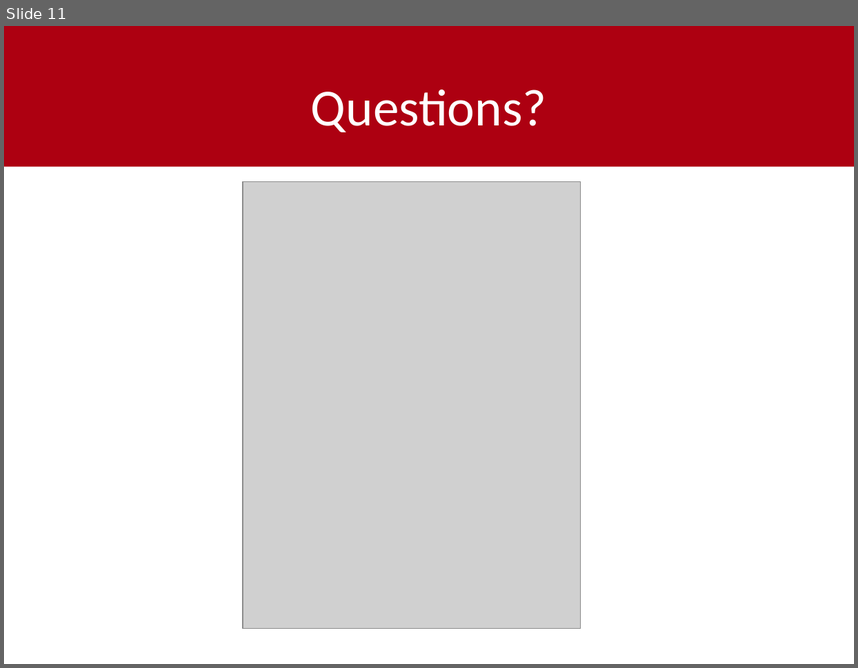
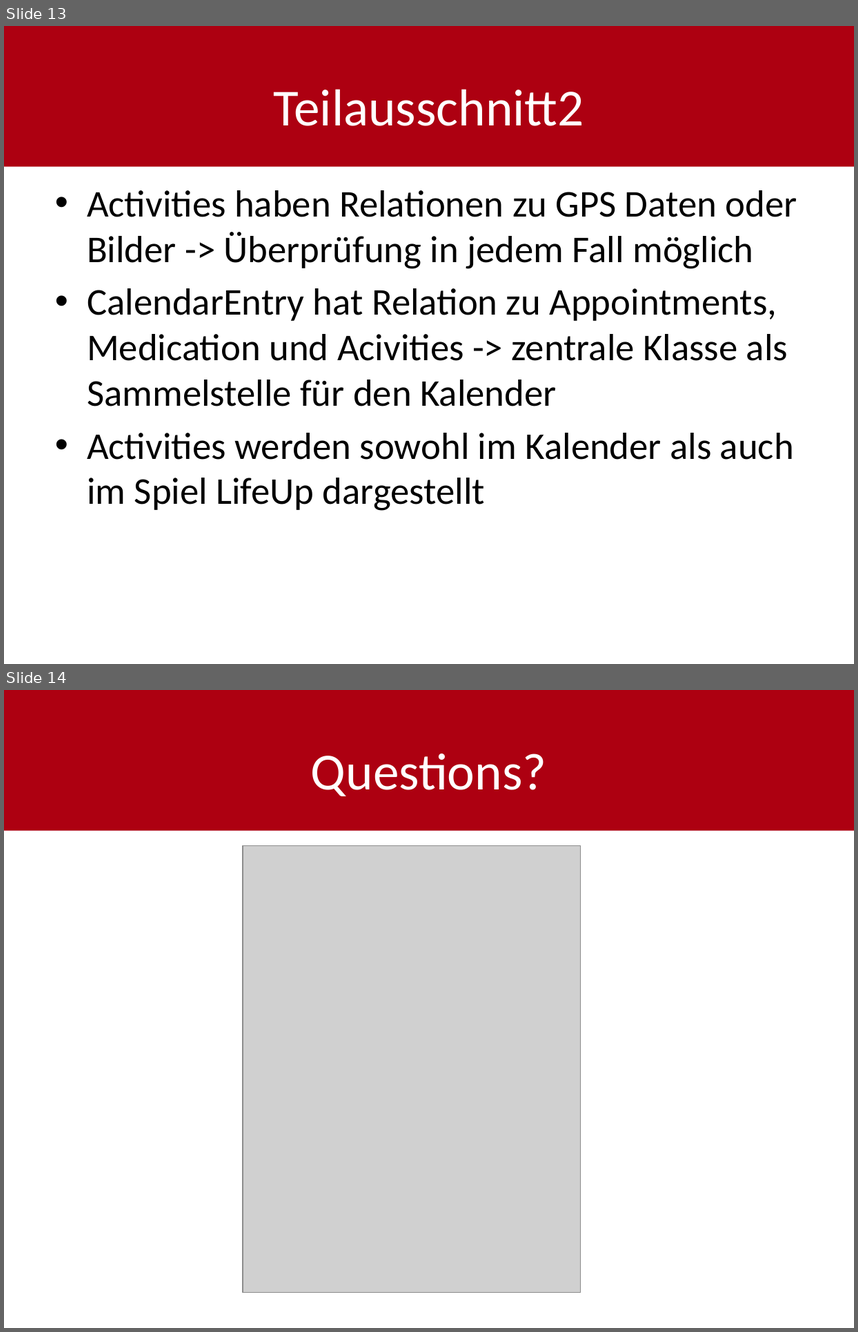
Before and after one commit to shylux/ch.bfh.bti7081.s2015.rot, a slide deck: doc/task07/design.pptx. Shown one above the other, each under a label of ours: slide 11 before the commit, slides 13 and 14 after it. The pictures are 858x668 and 858x1332 pixels, drawn with LibreOffice and Linux fonts; fonts in the diff are those of the drawing; grey boxes stand for pictures. Boxes give left, top, right and bottom in pixels: in the first picture for what was removed or moved away, otherwise in the second. Text is boxed around its words. In the diff, an @@ line names an element or a change of style, - is before the commit and + after.

```diff
--- a/doc/task07/design.pptx
+++ b/doc/task07/design.pptx
@@ slide 13 added at (4, 26, 854, 664), background #FFFFFF; not listed: 1 template element that a slide beside it also shows @@
@@ title added at (273, 89, 584, 126), 44 pt, text #FFFFFF @@
+Teilausschnitt2
@@ text added at (87, 190, 797, 510), 32 pt, text #000000 @@
+• Activities haben Relationen zu GPS Daten oder Bilder -> Überprüfung in jedem Fall möglich
+• CalendarEntry hat Relation zu Appointments, Medication und Acivities -> zentrale Klasse als Sammelstelle für den Kalender
+• Activities werden sowohl im Kalender als auch im Spiel LifeUp dargestellt
@@ what was slide 11 is now slide 14 @@
```
Also in this commit, not shown: 1 slide changed, 4 other slides added, 2 slides removed.
